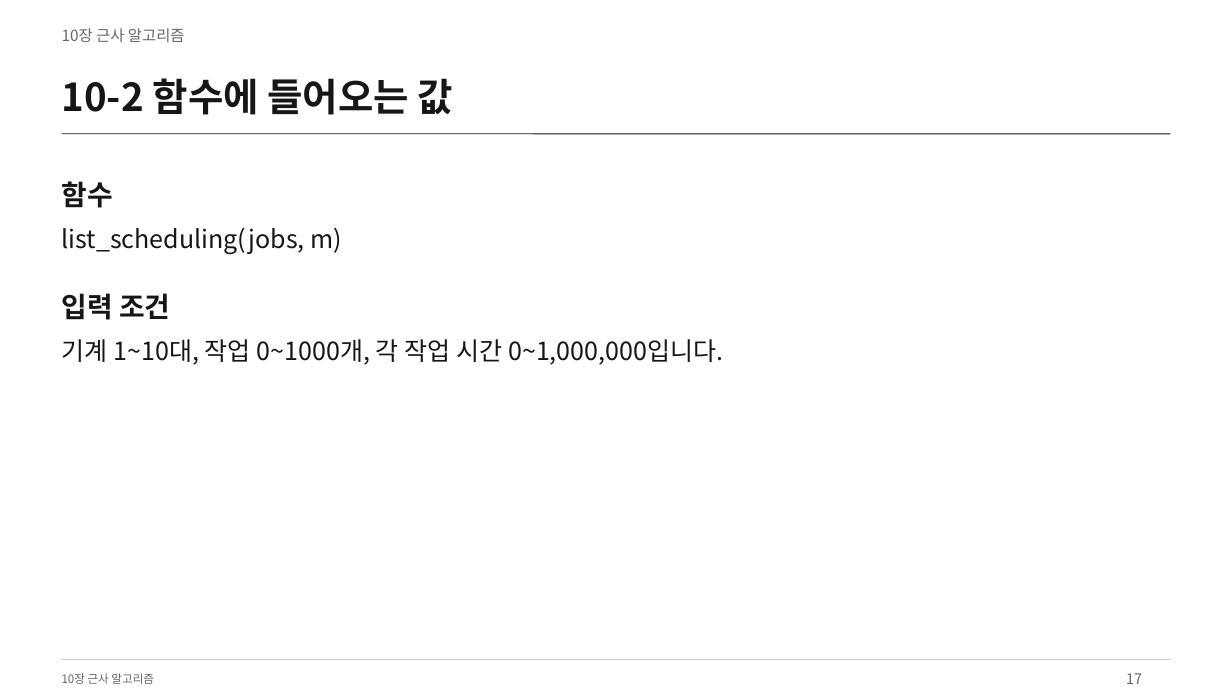
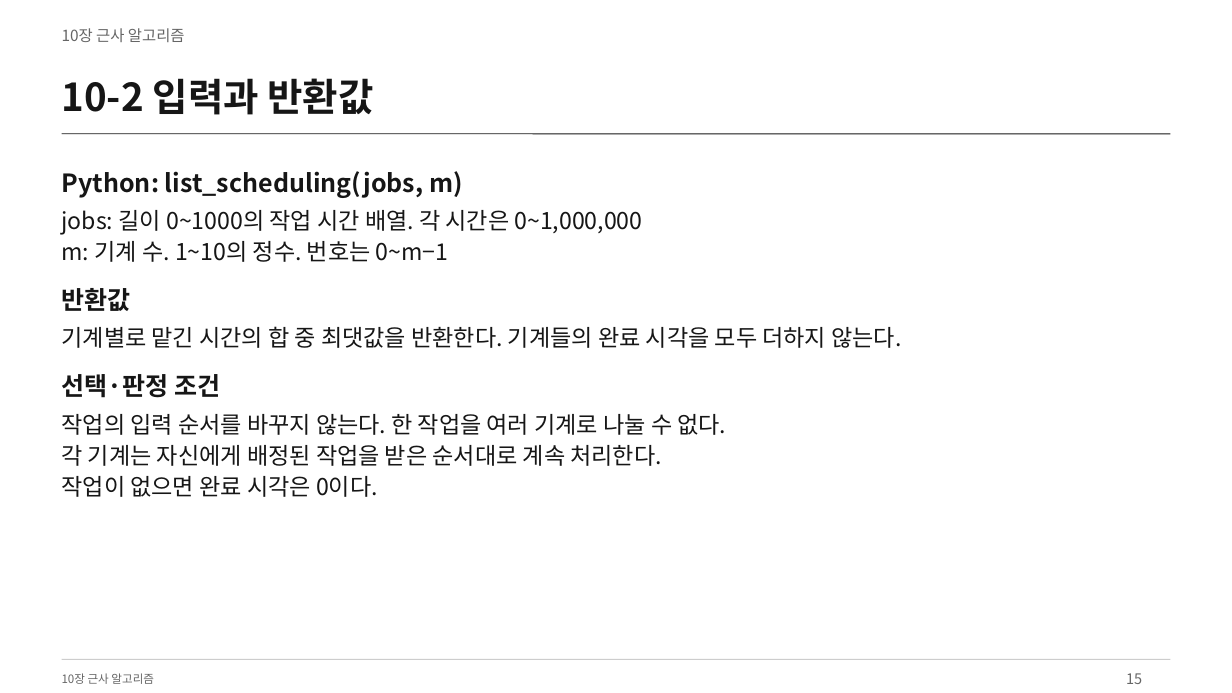
Before and after one commit to Sangdon-Park/Sangdon-Park.github.io, a slide deck: slide 15 of data/알고리즘/10장_근사_알고리즘.pptx (slide 17 before the commit). Drawn at 1232x693 pixels with LibreOffice and Linux fonts; fonts in the diff are those of the drawing. Boxes give left, top, right and bottom in pixels: in the first picture for what was removed or moved away, otherwise in the second. Text is boxed around its words. In the diff, an @@ line names an element or a change of style, - is before the commit and + after.

```diff
--- a/data/알고리즘/10장_근사_알고리즘.pptx
+++ b/data/알고리즘/10장_근사_알고리즘.pptx
@@ text at (x1=62, y1=78, x2=374, y2=115): text changed @@
-10-2 함수에 들어오는 값
+10-2 입력과 반환값
@@ text at (x1=62, y1=171, x2=463, y2=198): text changed; bold on @@
-list_scheduling(jobs, m)
+Python: list_scheduling(jobs, m)
@@ text removed at (x1=62, y1=181, x2=113, y2=208) @@
-함수
@@ text added at (x1=62, y1=210, x2=642, y2=262), 18 pt, text #161616 @@
+jobs: 길이 0~1000의 작업 시간 배열. 각 시간은 0~1,000,000
+m: 기계 수. 1~10의 정수. 번호는 0~m−1
@@ text added at (x1=62, y1=288, x2=131, y2=311), 19.5 pt, text #161616, bold @@
+반환값
@@ text added at (x1=62, y1=326, x2=901, y2=348), 18 pt, text #161616 @@
+기계별로 맡긴 시간의 합 중 최댓값을 반환한다. 기계들의 완료 시각을 모두 더하지 않는다.
@@ text removed at (x1=62, y1=339, x2=724, y2=365) @@
-기계 1~10대, 작업 0~1000개, 각 작업 시간 0~1,000,000입니다.
@@ text at (x1=62, y1=374, x2=220, y2=398): text changed; size 21.8 to 19.5 pt @@
-입력 조건
+선택·판정 조건
@@ text added at (x1=62, y1=414, x2=726, y2=497), 18 pt, text #161616 @@
+작업의 입력 순서를 바꾸지 않는다. 한 작업을 여러 기계로 나눌 수 없다.
+각 기계는 자신에게 배정된 작업을 받은 순서대로 계속 처리한다.
+작업이 없으면 완료 시각은 0이다.
@@ text at (x1=1126, y1=673, x2=1142, y2=684): text changed @@
-17
+15
```
Also in this commit, not shown: 37 other slides changed, 12 slides added, 4 slides removed, 18 other files.
